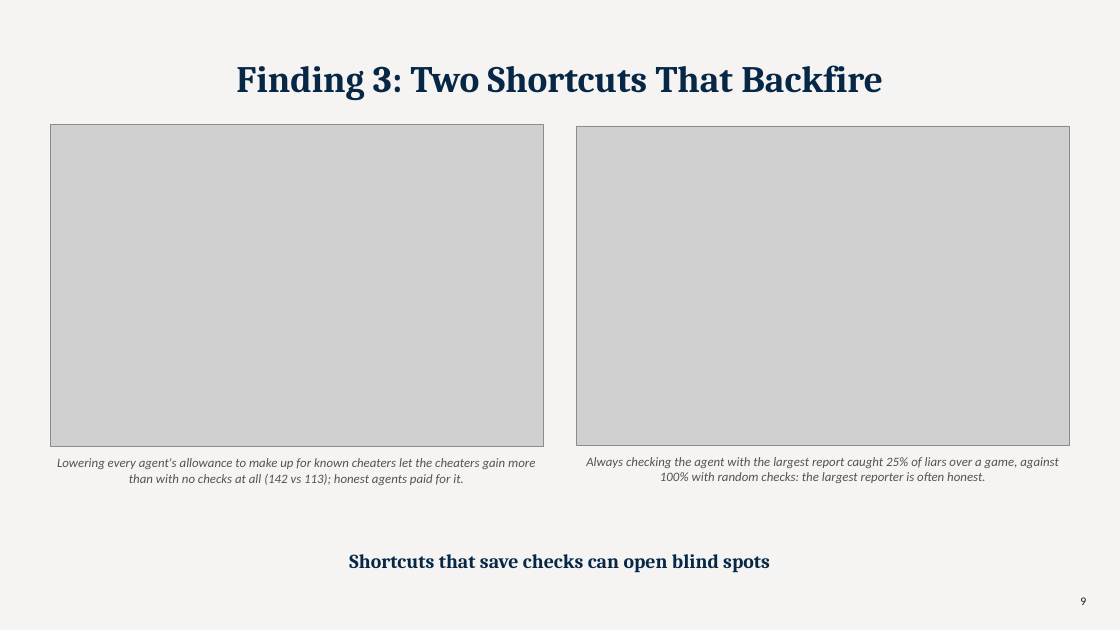
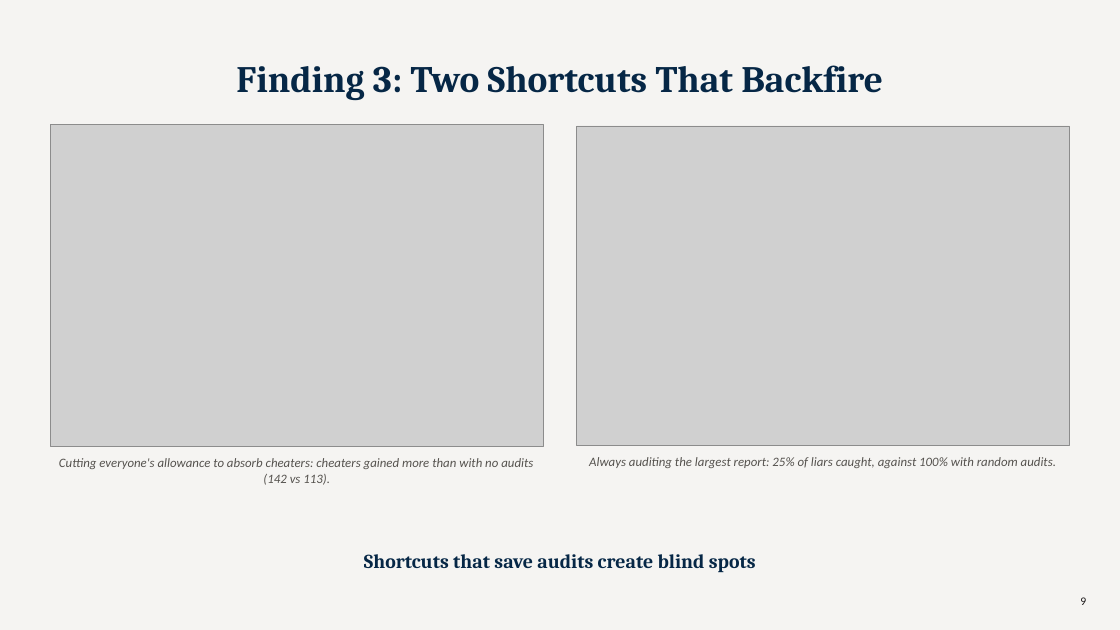
Before and after one commit to TallowCatch/invasion-commons, a slide deck: slide 9 of notes/slides/2026-10-13_phd_catchup/phd_catchup_2026-10-13.pptx. Drawn at 1120x630 pixels with LibreOffice and Linux fonts; fonts in the diff are those of the drawing; grey boxes stand for pictures. Boxes give left, top, right and bottom in pixels: in the first picture for what was removed or moved away, otherwise in the second. Text is boxed around its words. In the diff, an @@ line names an element or a change of style, - is before the commit and + after.

```diff
--- a/notes/slides/2026-10-13_phd_catchup/phd_catchup_2026-10-13.pptx
+++ b/notes/slides/2026-10-13_phd_catchup/phd_catchup_2026-10-13.pptx
@@ text at (59,458,533,485): text changed @@
-Lowering every agent's allowance to make up for known cheaters let the cheaters gain more than with no checks at all (142 vs 113); honest agents paid for it.
+Cutting everyone's allowance to absorb cheaters: cheaters gained more than with no audits (142 vs 113).
@@ text at (589,457,1056,468): text changed @@
-Always checking the agent with the largest report caught 25% of liars over a game, against 100% with random checks: the largest reporter is often honest.
+Always auditing the largest report: 25% of liars caught, against 100% with random audits.
@@ text at (364,554,756,573): text changed @@
-Shortcuts that save checks can open blind spots
+Shortcuts that save audits create blind spots
```
Also in this commit, not shown: 13 other slides changed, 8 other files.
